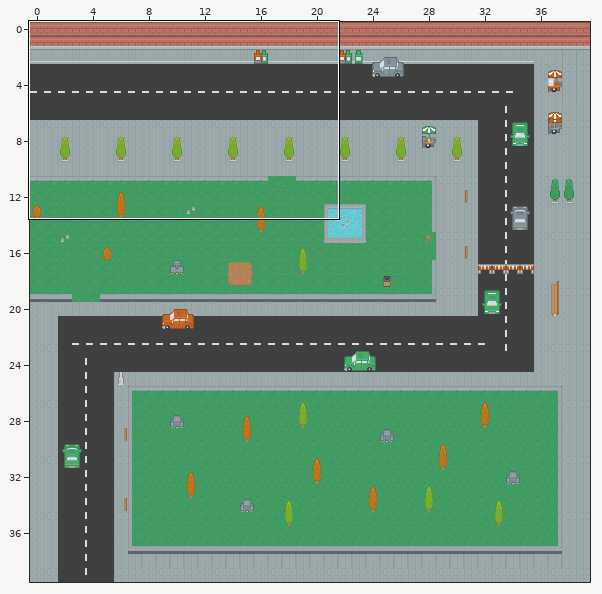
Tiled map (JSON) -- assets/map/level1.json. The first picture is a wide view before the edit; the outline marks the close-up.
Close-up. Before the commit:
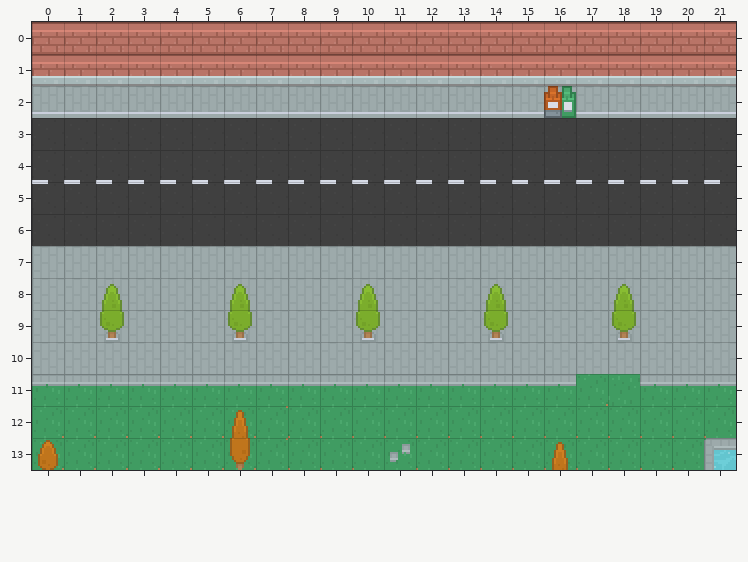
Cells are 16x16 px. Shown: x 0..21, y 0..13. The commit also changed other parts of the map, which this record leaves out.
Once edited:
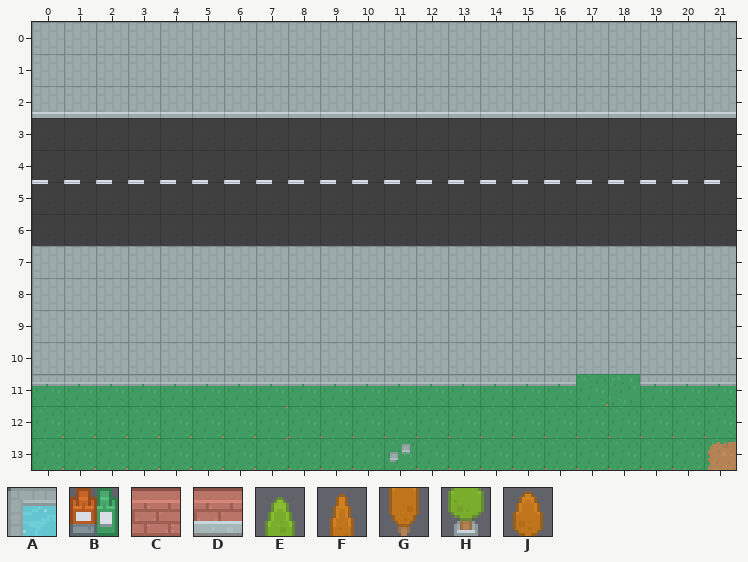
Key: from "modern": A 174, B 289, C 335, D 372, E 401, F 405, G 442, H 475, J 516.
_ is an empty cell.
Tiles replaced or removed in this view: A, B, C, D, E, F, G, H, J.
Edits made:
Changed rows in their new state; . is an unchanged cell.
Layer "World Level" (now hidden):
first column x 0:
 0 ______________________
 1 ______________________
 2 ................_.....
first column x 0:
 8 .._..._..._..._..._...
 9 .._..._..._..._..._...
12 ......_...............
13 _....._........._...._
